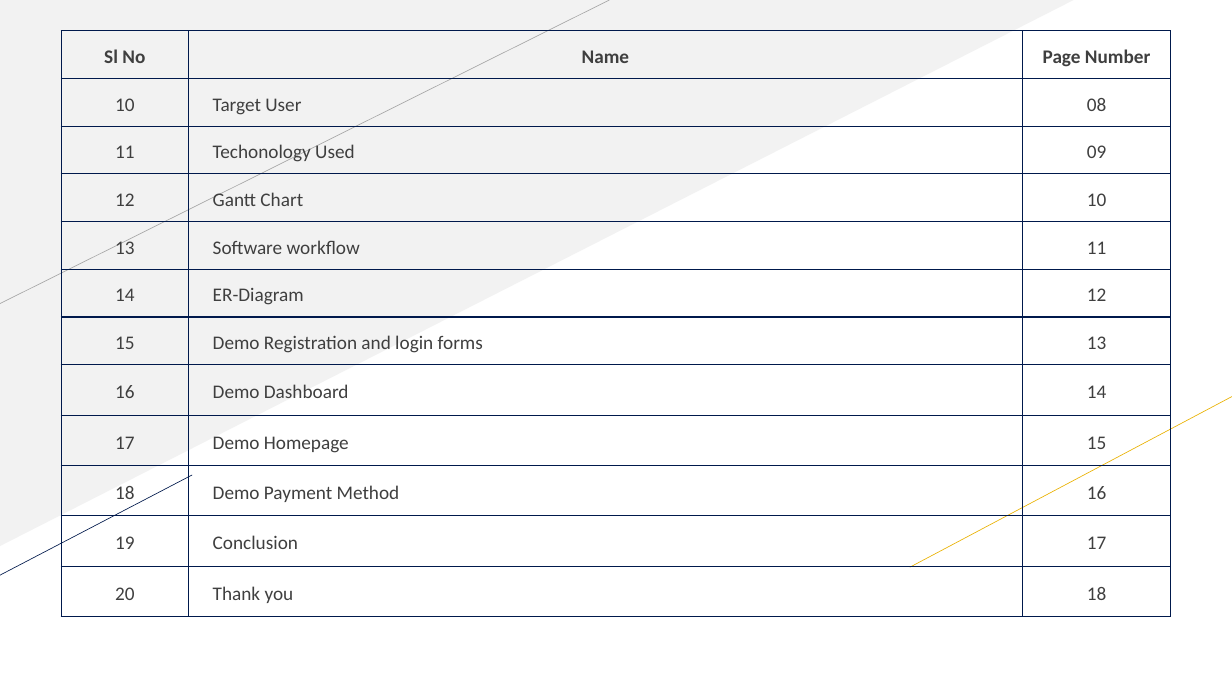
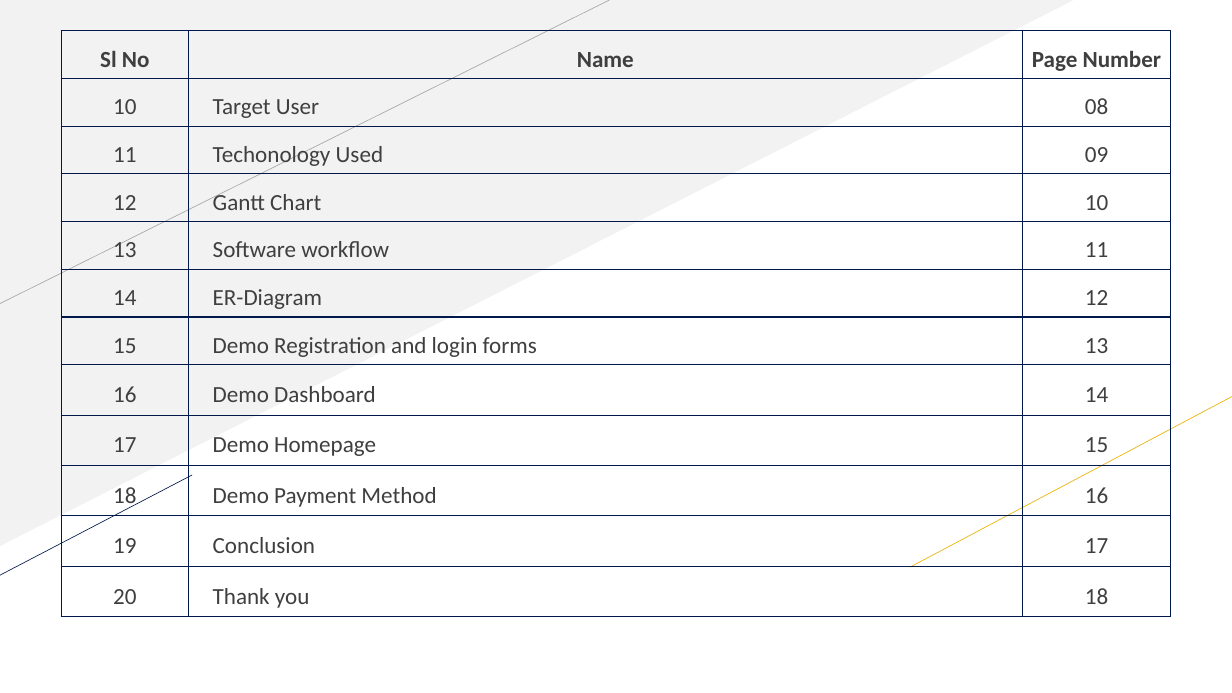
Before and after one commit to SharminAkter13/php_project, a slide deck: slide 6 of project_proposal/1288188_Sharmin_Akter.pptx. Drawn at 1232x693 pixels with LibreOffice and Linux fonts; fonts in the diff are those of the drawing. Boxes give left, top, right and bottom in pixels: in the first picture for what was removed or moved away, otherwise in the second. Text is boxed around its words. In the diff, an @@ line names an element or a change of style, - is before the commit and + after.

```diff
--- a/project_proposal/1288188_Sharmin_Akter.pptx
+++ b/project_proposal/1288188_Sharmin_Akter.pptx
@@ table at (x1=61, y1=30, x2=1171, y2=616) @@
@@ size 15 to 18 pt @@
```
Also in this commit, not shown: 15 other slides changed.
